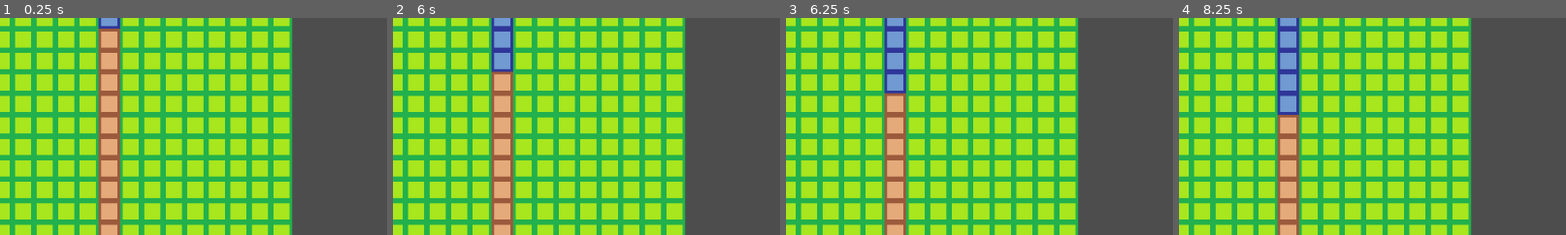
Above: before the commit, frames 1-4 (left to right).
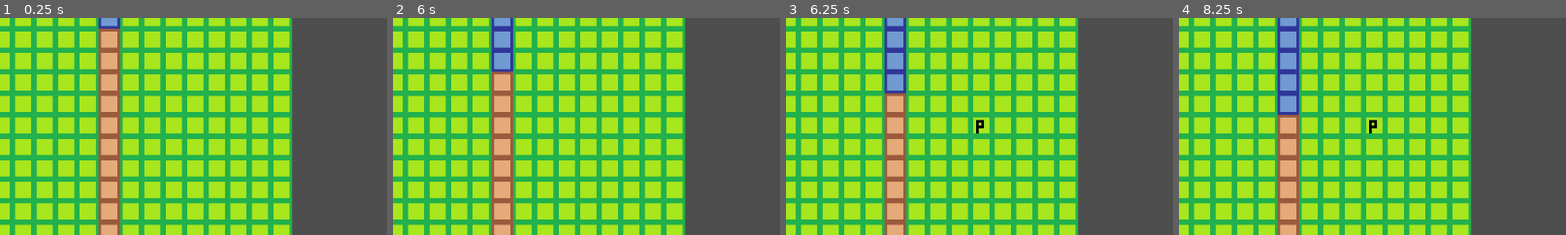
Above: after the commit, the same moments.

Repository: sho16ogura/cs292team5
Game: Godot game, scene res://mainGame.tscn
Same seed, same stepped clock (60 frames per second), same inputs: the game is played once before the commit and once after it.
Inputs (mouse positions are % of the whole screen's width and height, from its top left):
- Up to frame 1 (0.25 s): no input
- Up to frame 2 (6 s): tap Enter at 0.5, 2, 3.5 s; move the mouse to (72, 45) at 0.52 s; click (72, 45) at 0.6 s; tap J (toggle_dig) at 0.8, 1.35, 3.8, 4.35 s; tap Space at 1.25, 2.75, 4.25 s; move the mouse to (30, 55) at 1.27 s; tap K (toggle_undig) at 1.55, 2.1, 4.55, 5.1 s; move the mouse to (60, 28) at 2.02 s; tap H (toggle_pump, bound only after the commit) at 2.3, 2.85, 5.3, 5.85 s; move the mouse to (45, 70) at 2.77 s; click (45, 70) at 3.05 s; move the mouse to (80, 65) at 3.52 s; click (80, 65) at 3.6 s; move the mouse to (20, 35) at 4.27 s; move the mouse to (55, 50) at 5.02 s; move the mouse to (35, 25) at 5.77 s
- Up to frame 3 (6.25 s): click (35, 25) at 6.05 s
- Up to frame 4 (8.25 s): move the mouse to (72, 45) at 6.52 s; click (72, 45) at 6.6 s; tap J (toggle_dig) at 6.8, 7.35 s; move the mouse to (30, 55) at 7.27 s; tap K (toggle_undig) at 7.55, 8.1 s; move the mouse to (60, 28) at 8.02 s
The pictures show only the part of the screen within x 10-59%, y 2-52%; the shares and areas given below are measured in that part.

Frames 1-2 are identical in both runs. In frame 3, less than 0.1% of the frame differs, in the area x 49-52%, y 46-54%; in frame 4, less than 0.1%.

Commit message:
added pump functionality (provisional) (delete neighbor water once)

Diff:
--- a/team5project/mainGame.gd
+++ b/team5project/mainGame.gd
@@ -14,8 +14,12 @@
 
 
 
-enum DIG_MODES {DIG, UNDIG}
-var dig_mode_state = DIG_MODES.DIG # by default, player can dig ground
+enum MODES {DIG, UNDIG, PUMP}
+var mode_state = MODES.DIG # by default, player can dig ground
+
+#array of coordinates of neighbors (curr, right, rightdown down, downleft, left, leftup, up, upright) if curr = (0,0)
+const NEIGHBOR_DIF = [Vector2i(0,0),Vector2i(1,0),Vector2i(1,1),Vector2i(0,1),
+Vector2i(-1,1),Vector2i(-1,0),Vector2i(-1,-1),Vector2i(0,-1),Vector2i(1,-1)]
 
 # Called when the node enters the scene tree for the first time.
 func _ready():
@@ -45,15 +49,17 @@
 
 	#if toggle_dig (J) is pressed, mode change to dig mode
 	if Input.is_action_just_pressed("toggle_dig"):
-		dig_mode_state = DIG_MODES.DIG
+		mode_state = MODES.DIG
 
 	#if toggle_undig (K) is pressed, mode change to undig mode
-	if Input.is_action_just_pressed("toggle_undig"):
-		dig_mode_state = DIG_MODES.UNDIG
+	elif Input.is_action_just_pressed("toggle_undig"):
+		mode_state = MODES.UNDIG
 
+	elif Input.is_action_just_pressed("toggle_pump"):
+		mode_state = MODES.PUMP
 
 	#can add action by Project -> Project Settings -> Input Map -> Add new Action
-	if Input.is_action_just_pressed("click"): #if left mouse button is clicked
+	elif Input.is_action_just_pressed("click"): #if left mouse button is clicked
 
 		#add constraint to each kind of tile by TileSet (on the right)
 		#-> Custom Data Layers (and add variable) -> paint (bottom)->paint properties
@@ -68,14 +74,14 @@
 
 		var source_id = 0
 
-		if dig_mode_state == DIG_MODES.DIG:
+		if mode_state == MODES.DIG:
 			var atlas_coord = Vector2i(1, 0) #riverbed tile
 
 			#boolean variables for the following if statement
 
 			var curr_tile_is_ground = sur_tiles[0] == 1
 
-			#if surrounding tiles contain riverbed or no_data (outside border), false
+			#if surrounding tiles contain no_data (outside border), false
 			var surr_tiles_are_not_outside = sur_tiles.all(func(c): return c!=0)
 
 			#if square of riverbed or river is made, false
@@ -91,12 +97,14 @@
 
 			else:
 				print("cannot dig here")
-		elif dig_mode_state == DIG_MODES.UNDIG:
+
+
+		elif mode_state == MODES.UNDIG:
 			var atlas_coord = Vector2i(0,0) #ground tile
 
 			var curr_tile_is_riverbed = sur_tiles[0] == 2
 
-			#if surrounding tiles contain riverbed or no_data (outside border), false
+			#if surrounding tiles contain no_data (outside border), false
 			var surr_tiles_are_not_outside = sur_tiles.all(func(c): return c!=0)
 
 			if curr_tile_is_riverbed and surr_tiles_are_not_outside and checkRiverConnection(tile_mouse_pos):
@@ -104,49 +112,60 @@
 			else:
 				print("cannot undig here")
 
+		elif mode_state == MODES.PUMP:
+			var atlas_coord = Vector2i(0,1) #pump tile
+
+			var curr_tile_is_ground = sur_tiles[0] == 1
+
+			#if surrounding tiles contain no_data (outside border), false
+			var surr_tiles_are_not_outside = sur_tiles.all(func(c): return c!=0)
+
+			if curr_tile_is_ground and surr_tiles_are_not_outside:
+				tile_map.set_cell(ground_layor, tile_mouse_pos, source_id, atlas_coord)
+
+				remove_surrounding_river(tile_mouse_pos, source_id)
+
+			else:
+				print("cannot set pump here")
+
+
+
+
 		else:
 			print("error!!!")
 
 
+func remove_surrounding_river(curr_pos, source_id):
+	var sur_tiles = get_category_sur_tiles(curr_pos)
+
+	#surtiles except for index 0 (current tile)
+	for i in range(1,9):
+
+		#if there is river tile in the neighbor, change it to riverbed
+		if sur_tiles[i] == 3:
+
+			var neighbor_pos = curr_pos + NEIGHBOR_DIF[i]
+
+			var atlas_coord = Vector2i(1,0) #riverbed tile
+
+			tile_map.set_cell(ground_layor, neighbor_pos, source_id, atlas_coord)
+
+
+
+
 #get category of surrounding tiles (0=nodata, 1=ground, 2=riverbed, 3=river, 4=pump)
 func get_category_sur_tiles(curr_pos):
+	var neighbor_tiles = [0,0,0,0,0,0,0,0,0]
 
-	var curr_tile_data : TileData = tile_map.get_cell_tile_data(ground_layor, curr_pos) #get tile data (not the whole map)
-	var right_tile_data : TileData = tile_map.get_cell_tile_data(ground_layor, curr_pos + Vector2i(1,0)) #get the tile at the right side
-	var rightdown_tile_data : TileData = tile_map.get_cell_tile_data(ground_layor, curr_pos + Vector2i(1,1)) #get the tile at the rightdown side (diagonal)
-	var down_tile_data : TileData = tile_map.get_cell_tile_data(ground_layor, curr_pos + Vector2i(0,1)) #get the tile at the right side
-	var downleft_tile_data : TileData = tile_map.get_cell_tile_data(ground_layor, curr_pos + Vector2i(-1,1)) #get the tile at the downleft side (diagnoal
-	var left_tile_data : TileData = tile_map.get_cell_tile_data(ground_layor, curr_pos + Vector2i(-1,0)) #get the tile at the right side
-	var leftup_tile_data : TileData = tile_map.get_cell_tile_data(ground_layor, curr_pos + Vector2i(-1,-1)) #get the tile at the leftup side (diagnoal)
-	var up_tile_data : TileData = tile_map.get_cell_tile_data(ground_layor, curr_pos + Vector2i(0,-1)) #get the tile at the right side
-	var upright_tile_data : TileData = tile_map.get_cell_tile_data(ground_layor, curr_pos + Vector2i(1,-1)) #get the tile at the upright side (diagonal
+	#for each neighboring tiles (curr, right, rightdown, down, downleft, left, leftup, up, upright)
+	for i in range(9):
+		var tile_data : TileData = tile_map.get_cell_tile_data(ground_layor, curr_pos + NEIGHBOR_DIF[i])
+		if tile_data:
+			neighbor_tiles[i] = tile_data.get_custom_data(tile_category_custom_data)
+
+	return neighbor_tiles
 
 
-		#category of surrounding tiles (curr, up, upright, right, rightdown, down, downleft, left, leftup)
-	var sur_tiles = [0,0,0,0,0,0,0,0,0]
-
-	if curr_tile_data:
-		sur_tiles[0] = curr_tile_data.get_custom_data(tile_category_custom_data)
-
-
-	if right_tile_data:
-		sur_tiles[1] = right_tile_data.get_custom_data(tile_category_custom_data)
-	if rightdown_tile_data:
-		sur_tiles[2] = rightdown_tile_data.get_custom_data(tile_category_custom_data)
-	if down_tile_data:
-		sur_tiles[3] = down_tile_data.get_custom_data(tile_category_custom_data)
-	if downleft_tile_data:
-		sur_tiles[4] = downleft_tile_data.get_custom_data(tile_category_custom_data)
-	if left_tile_data:
-		sur_tiles[5] = left_tile_data.get_custom_data(tile_category_custom_data)
-	if leftup_tile_data:
-		sur_tiles[6] = leftup_tile_data.get_custom_data(tile_category_custom_data)
-	if up_tile_data:
-		sur_tiles[7] = up_tile_data.get_custom_data(tile_category_custom_data)
-	if upright_tile_data:
-		sur_tiles[8] = upright_tile_data.get_custom_data(tile_category_custom_data)
-
-	return sur_tiles
 
 # 2 second pulse, check water flow. order is down, left, then right. no support for water flowing up
 func _on_timer_timeout():
--- a/team5project/project.godot
+++ b/team5project/project.godot
@@ -32,6 +32,11 @@
 "events": [Object(InputEventKey,"resource_local_to_scene":false,"resource_name":"","device":0,"window_id":0,"alt_pressed":false,"shift_pressed":false,"ctrl_pressed":false,"meta_pressed":false,"pressed":false,"keycode":0,"physical_keycode":75,"key_label":0,"unicode":0,"echo":false,"script":null)
 ]
 }
+toggle_pump={
+"deadzone": 0.5,
+"events": [null, Object(InputEventKey,"resource_local_to_scene":false,"resource_name":"","device":0,"window_id":0,"alt_pressed":false,"shift_pressed":false,"ctrl_pressed":false,"meta_pressed":false,"pressed":false,"keycode":0,"physical_keycode":72,"key_label":0,"unicode":0,"echo":false,"script":null)
+]
+}
 
 [rendering]
 
